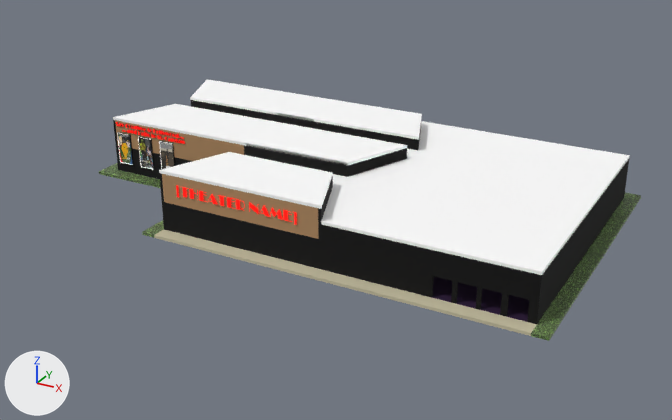
Renders of the glTF model Gangsta Wizards/Main/BUILDINGS/Assembly/A-1/Movie Theater.glb from each side of a commit.
One viewpoint serves both versions: a 50 mm camera at (56.2, -87.8, 39.7) aimed at (11.9, -7.3, -0.5). The axes (+X, +Y, +Z) are drawn at lower left. The lights are the same throughout. The older version comes first. Where no turn or scale is listed for an object, it has been applied to the vertices. Vertices at exactly the same position are counted once.

The first picture shows 'Ext Walls', 'Floor & Site', 'High Roof', 'Movie Promo Poster', 'Text.002', 'Theater' and 1 more.
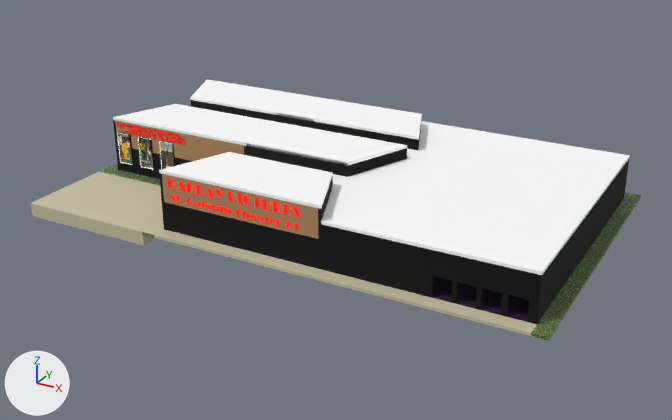
What changed in the scene script:
```text
Change me_cube_011:
    where me_cube_011.from_pydata(...)  # 143 vertices, 292 faces; spans x -17.0..40.1, y -22.8..10.9, z -0.2..0.2
    used by ob_floor___site; location = (0.0, 0.0, 0.0)
    me_cube_011 part 1: 2 faces spanning x -1.7..-0.2, y -22.8..-12.2, z 0.2 switch from mat_grass (picture img_grass) to mat_concrete (beige #c8c0a3)
Change me_text_002:
    used by ob_text_002; location = (1.82, -21.46, 4.38)
    remove me_text_002.from_pydata(...)  # 1446 vertices, 1426 faces; spans x 0.09..13.75, y 0.0, z -0.19..1.07
    add me_text_002.from_pydata(...)  # 1106 vertices, 2128 faces; spans x 0.09..15.24, y 0.0..0.2, z -1.34..1.07
    me_text_002 part 2: 12 loose pieces with 1308 vertices, spanning x 0.09..13.75, y 0.0, z -0.19..1.07, are deleted
    me_text_002 part 3: 137 vertices removed from x 2.83..3.76, y 0.0, z 0.0..1.01; 1097 vertices added at x 0.09..15.24, y 0.0..0.2, z -1.34..1.07
    other edits to the shape of me_text_002 do not show in these pictures
Add me_cube_015:
    me_cube_015.from_pydata([(-17.0, -22.9, 0.2), (-17.0, -12.2, 0.2), (-1.7, -22.8, 0.2), (-1.8, -12.2, 0.2), (-1.8, -12.2, -1.4), (-1.7, -22.8, -1.4), (-17.0, -12.2, -1.4), (-17.0, -22.9, -1.4)], [], [(3, 1, 0), (3, 0, 2), (0, 7, 5), (0, 5, 2), (4, 5, 7), (4, 7, 6), (2, 5, 4), (2, 4, 3), (3, 4, 6), (3, 6, 1), (1, 6, 7), (1, 7, 0)])
    me_cube_015.materials.append(mat_concrete)  # beige #c8c0a3
Change ob_text_002:
    ob_text_002.location: (1.82, -21.46, 4.38) -> (0.65, -21.34, 4.94)
Add ob_undeveloped_land_001:
    ob_undeveloped_land_001 = bpy.data.objects.new('Undeveloped Land.001', me_cube_015)
    ob_undeveloped_land_001.location = (0.0, 0.0, 0.0)
```

Pixel boxes (x1, y1, x2, y2) of what changed, in the pictures (672 x 420 px):
'Undeveloped Land.001', added (beige): after (31, 172, 163, 246)
'Text.002', reshaped, moved (10% wider, 29% taller): before (176, 185, 297, 225); after (167, 178, 300, 230)
part 1 of me_cube_011, recoloured (green to beige): (143, 220, 164, 235) in both
part 2 of me_text_002, deleted: before (176, 185, 297, 225)
part 3 of me_text_002, cut back: before (199, 191, 207, 202); after (167, 178, 300, 230)
